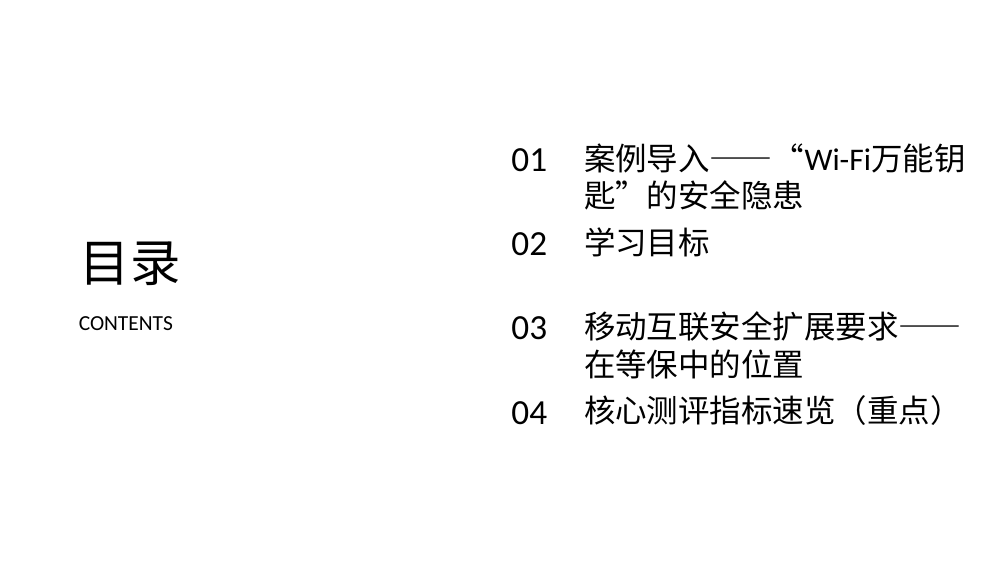
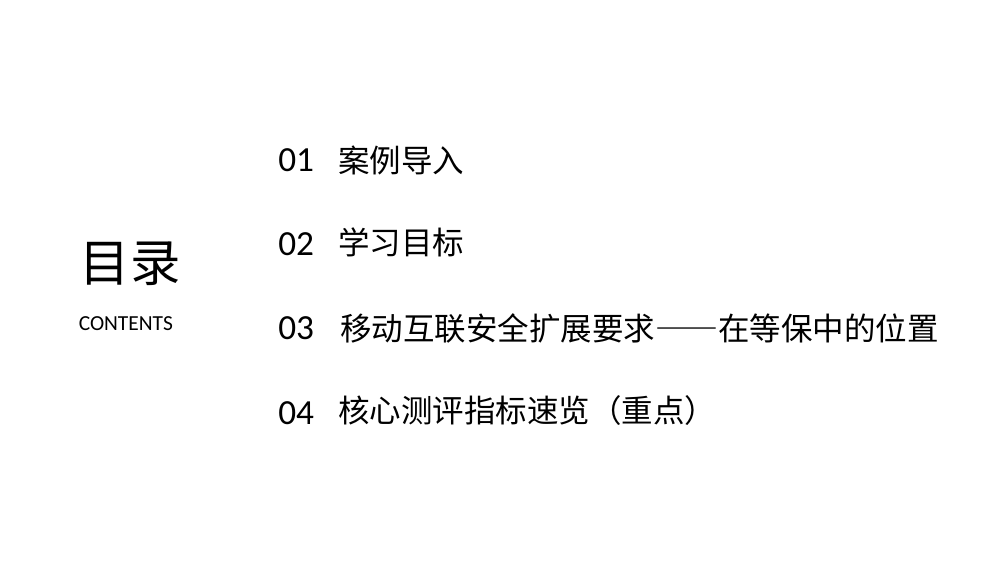
Before and after one commit to yiyimu-ruiruimu/security-assessment-platform, a slide deck: slide 2 of PPT/7.2.2 移动安全配置核查.pptx. Drawn at 1008x567 pixels with LibreOffice and Linux fonts; fonts in the diff are those of the drawing; background and template pictures are left out. Boxes give left, top, right and bottom in pixels: in the first picture for what was removed or moved away, otherwise in the second. Text is boxed around its words. In the diff, an @@ line names an element or a change of style, - is before the commit and + after.

```diff
--- a/PPT/7.2.2 移动安全配置核查.pptx
+++ b/PPT/7.2.2 移动安全配置核查.pptx
@@ text at <box>338,145,464,175</box>: text changed @@
-案例导入——“Wi-Fi万能钥匙”的安全隐患
+案例导入
@@ text "学习目标": place and size @@
-text "学习目标" at <box>584,227,710,257</box>
+text "学习目标" at <box>338,227,464,257</box>
@@ text "移动互联安全扩展要求——在等保中的位置" rewrapped from <box>584,311,962,379</box> to <box>340,313,938,343</box> @@
@@ 4 texts: place and size @@
-4 texts at <box>511,148,547,425</box>
+4 texts at <box>278,148,314,425</box>
@@ text "核心测评指标速览（重点）": place and size @@
-text "核心测评指标速览（重点）" at <box>584,395,962,425</box>
+text "核心测评指标速览（重点）" at <box>338,395,716,425</box>
```
Also in this commit, not shown: 9 other slides changed, 49 other files.
